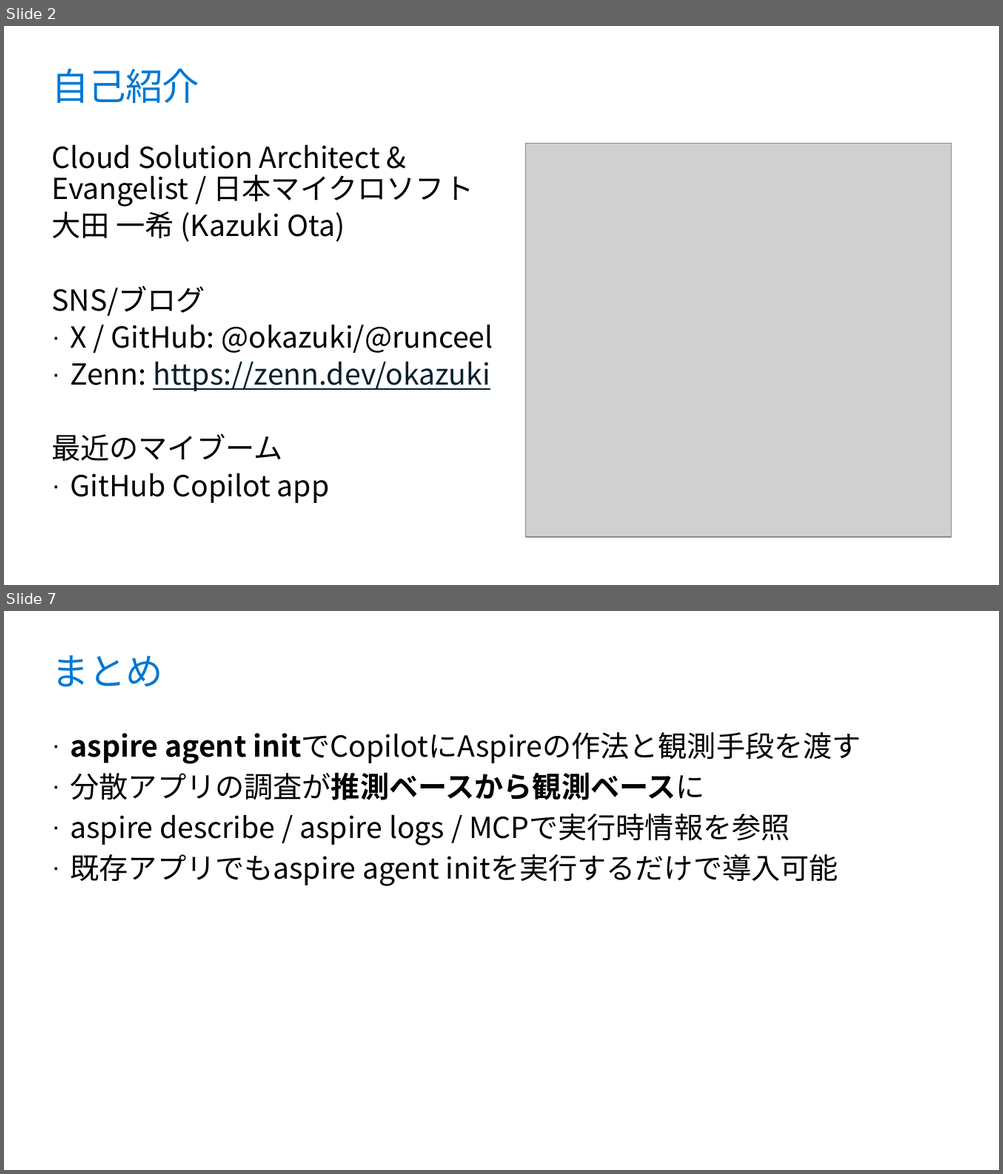
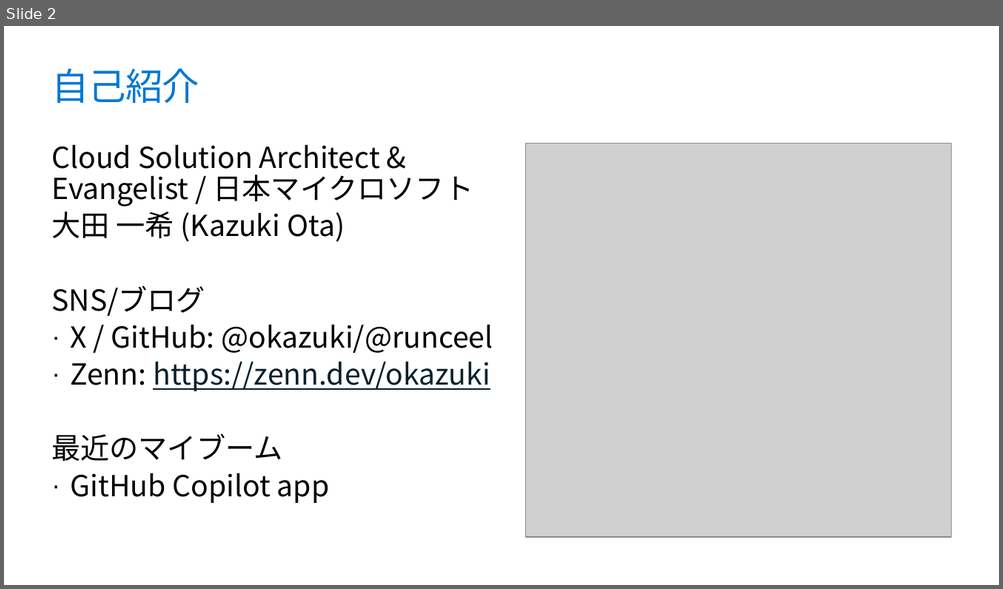
Before and after one commit to runceel/super-dotnet-new-01, a slide deck: slides.pptx. Shown one above the other, each under a label of ours: slides 2 and 7 before the commit, slide 2 after it; the slides between them are not shown. The pictures are 1003x1174 and 1003x589 pixels, drawn with LibreOffice and Linux fonts; fonts in the diff are those of the drawing; grey boxes stand for pictures; background and template pictures are left out. Boxes give left, top, right and bottom in pixels: in the first picture for what was removed or moved away, otherwise in the second. Text is boxed around its words. In the diff, an @@ line names an element or a change of style, - is before the commit and + after.

```diff
--- a/slides.pptx
+++ b/slides.pptx
@@ slide 7 removed at (4,611,999,1170), background #FFFFFF @@
@@ title removed at (52,655,163,687) @@
-まとめ
@@ text removed at (71,732,860,886) @@
-· aspire agent initでCopilotにAspireの作法と観測手段を渡す
-· 分散アプリの調査が推測ベースから観測ベースに
-· aspire describe / aspire logs / MCPで実行時情報を参照
-· 既存アプリでもaspire agent initを実行するだけで導入可能
```
Also in this commit, not shown: 3 slides changed, 3 slides added, 3 other slides removed.
